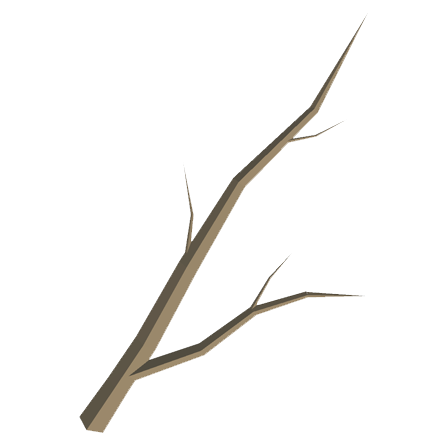
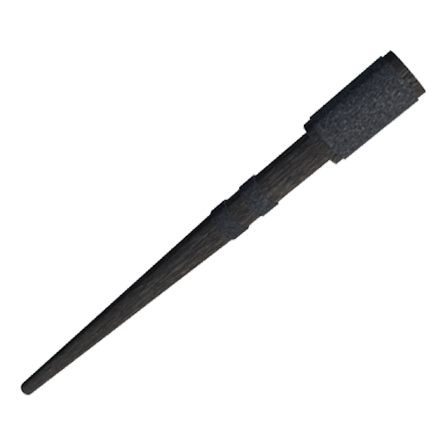
The second 446 x 446 image is a revision of the first. Changes to its layers:
added layer "Layer 3" above "Layer 2" over [20, 49, 427, 397]
hid "Layer 2" over [79, 13, 368, 433]
